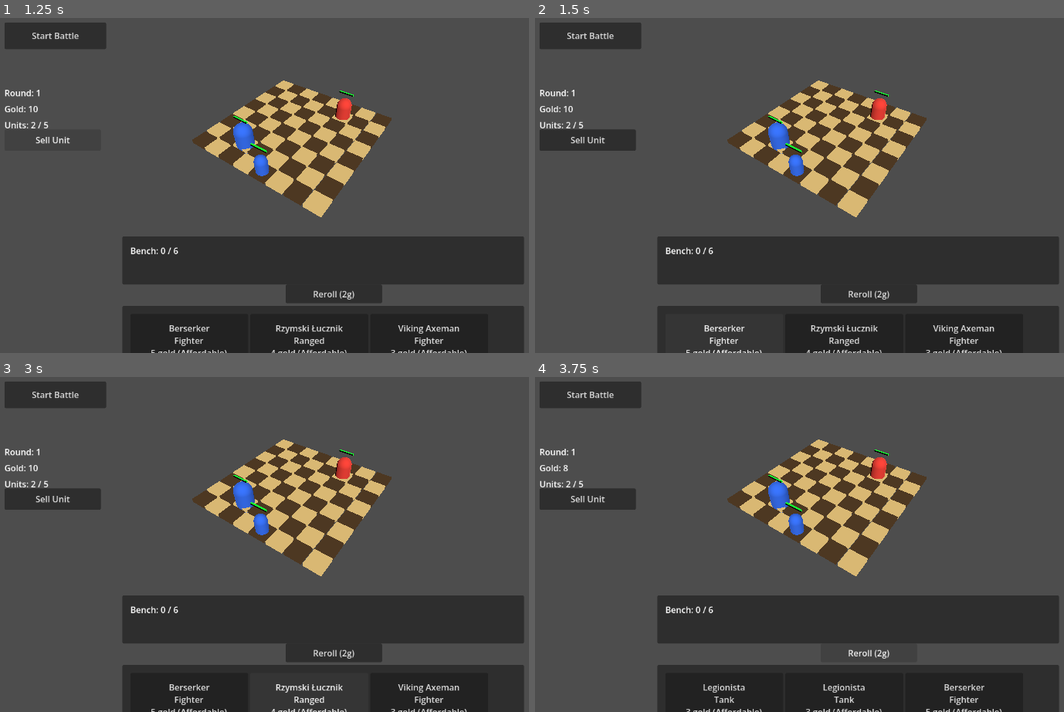
Above: before the commit, frames 1-4 (two rows, left to right).
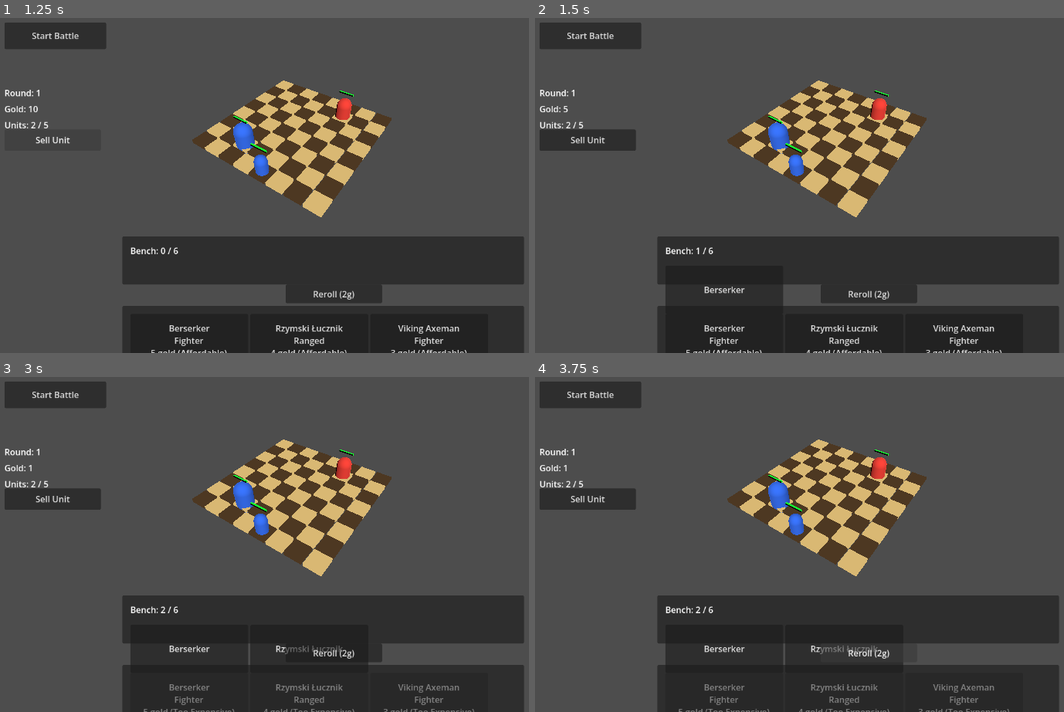
Above: after the commit, the same moments.

Repository: janmgryka-bit/warmarket
Game: Godot game, scene res://scenes/Main.tscn
Same seed, same stepped clock (60 frames per second), same inputs: the game is played once before the commit and once after it.
Inputs (mouse positions are in pixels of both pictures, inside the frame that each line leads up to):
- Up to frame 1 (1.25 s): click "Sell Unit" at 0.5 s
- Up to frame 2 (1.5 s): click "Berserker Fighter 5 gold (Aff…" at 1.25 s
- Up to frame 3 (3 s): click (190, 648) at 2 s, where only the run after the commit has a clickable "Berserker"; click "Rzymski Łucznik Ranged 4 gold…" at 2.75 s
- Up to frame 4 (3.75 s): click (841, 648) at 3.5 s, where only the run after the commit has a clickable "Rzymski Łucznik"

Frame 1 is identical in both runs. In frame 2, 1.4% of the frame differs, in the area x 5-47%, y 26-86%; in frame 3, 2.7%; in frame 4, 2.8%, in the area x 5-90%, y 26-100%.

Commit message:
Fix bench and board selection priority

Diff:
--- a/godot_project/war-market/scripts/game.gd
+++ b/godot_project/war-market/scripts/game.gd
@@ -34,9 +34,13 @@
 		selected_unit.set_selected(false)
 	selected_unit = null
 
+func clear_bench_selection() -> void:
+	selected_bench_index = -1
+
 func clear_all_selection() -> void:
 	clear_shop_selection()
 	clear_unit_selection()
+	clear_bench_selection()
 
 # Economy
 var starting_gold: int = 10
@@ -170,6 +174,7 @@
 		return
 
 	clear_shop_selection()
+	clear_bench_selection()
 
 	# Toggle selection: if already selected, deselect
 	if selected_unit != null and is_instance_valid(selected_unit) and selected_unit == unit:
@@ -221,30 +226,8 @@
 		print("Tile occupied: ", grid_pos)
 		return
 
-	if selected_shop_unit_id != "":
-		var data: Dictionary = unit_database.get_unit_data(selected_shop_unit_id)
-		var cost = data["base_price"]
-
-		if player_roster.size() >= max_player_units:
-			print("Unit cap reached")
-			clear_shop_selection()
-			return
-
-		if player_gold >= cost:
-			var unit = spawn_unit_by_id(selected_shop_unit_id, 0, grid_pos)
-			add_player_roster_unit(selected_shop_unit_id, grid_pos)
-			if unit:
-				unit.set_meta("roster_id", roster_id_counter)
-				print("Set meta roster_id ", roster_id_counter, " on bought unit ", selected_shop_unit_id)
-			player_gold -= cost
-			update_gold_label()
-			update_unit_cap_label()
-			print("Bought and placed unit: ", selected_shop_unit_id, " at ", grid_pos, " for ", cost, " gold")
-			populate_shop()
-			clear_shop_selection()
-		else:
-			print("Cannot afford unit. Need ", cost, " gold, have ", player_gold)
-			clear_shop_selection()
+	if selected_bench_index >= 0 and selected_bench_index < bench_units.size():
+		try_deploy_bench_unit(grid_pos)
 		return
 
 	if selected_unit == null or not is_instance_valid(selected_unit):
@@ -254,6 +237,51 @@
 	place_unit_on_grid(selected_unit, grid_pos)
 	print("Moved selected unit to: ", grid_pos)
 	clear_unit_selection()
+
+func try_deploy_bench_unit(grid_pos: Vector2i) -> bool:
+	if not is_preparation_phase():
+		print("Cannot deploy bench unit outside preparation phase")
+		return false
+
+	if selected_bench_index < 0 or selected_bench_index >= bench_units.size():
+		print("No bench unit selected")
+		return false
+
+	if grid_pos.y < 4:
+		print("Cannot deploy to enemy half")
+		return false
+
+	if is_tile_occupied(grid_pos):
+		print("Cannot deploy to occupied tile: ", grid_pos)
+		return false
+
+	if player_roster.size() >= max_player_units:
+		print("Unit cap reached")
+		return false
+
+	var entry = bench_units[selected_bench_index]
+	var unit_id = entry.get("unit_id", "")
+	var data: Dictionary = unit_database.get_unit_data(unit_id)
+	if data.is_empty():
+		print("Bench unit data not found for ", unit_id)
+		return false
+
+	add_player_roster_unit(unit_id, grid_pos)
+	var unit = spawn_unit_by_id(unit_id, 0, grid_pos)
+	if unit:
+		unit.set_meta("roster_id", roster_id_counter)
+	else:
+		player_roster.remove_at(player_roster.size() - 1)
+		print("Failed to spawn bench unit: ", data.get("name", unit_id))
+		return false
+
+	bench_units.remove_at(selected_bench_index)
+	selected_bench_index = -1
+	update_bench_ui()
+	update_unit_cap_label()
+	clear_all_selection()
+	print("Deployed ", data.get("name", unit_id), " from bench at ", grid_pos)
+	return true
 
 func get_first_player_unit() -> CharacterBody3D:
 	var units := get_tree().get_nodes_in_group("units")
@@ -414,10 +442,17 @@
 		print("Cannot afford ", data["name"], ". Need ", cost, " gold, have ", player_gold)
 		return
 
+	if bench_units.size() >= max_bench_units:
+		print("Bench is full")
+		return
+
+	player_gold -= cost
+	bench_units.append({"unit_id": unit_id})
+	update_gold_label()
+	update_bench_ui()
+	populate_shop()
 	clear_all_selection()
-	selected_shop_unit_id = unit_id
-
-	print("SELECTED SHOP UNIT: ", data["name"], " / price: ", cost)
+	print("Bought ", data["name"], " to bench for ", cost, " gold")
 
 func _on_reroll_button_pressed() -> void:
 	if not is_preparation_phase():
@@ -517,7 +552,8 @@
 		return
 
 	selected_bench_index = index
-	clear_all_selection()
+	clear_shop_selection()
+	clear_unit_selection()
 	var unit_id = bench_units[index].get("unit_id", "")
 	var data: Dictionary = unit_database.get_unit_data(unit_id)
 	print("SELECTED BENCH UNIT: ", data.get("name", unit_id))
